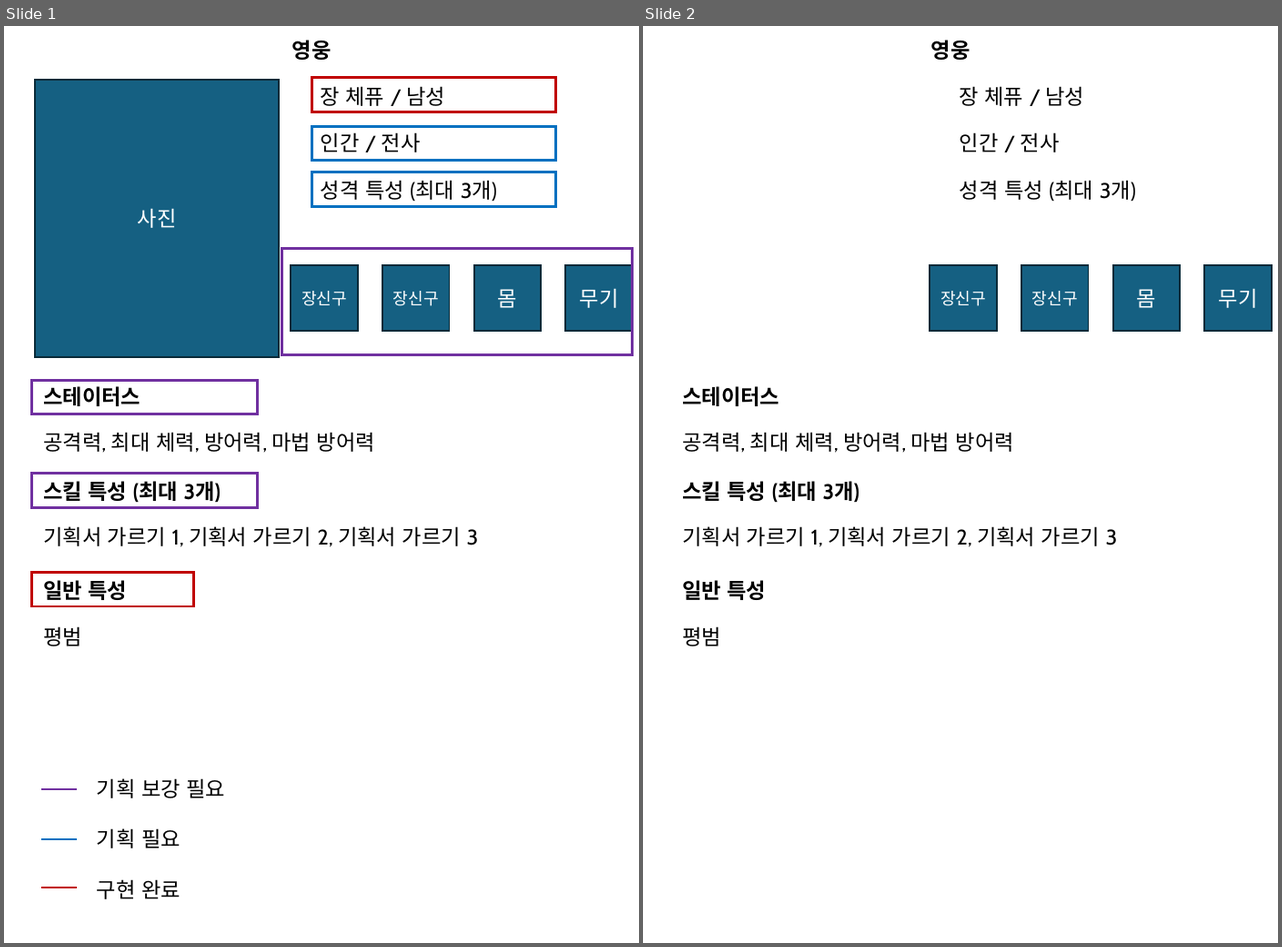
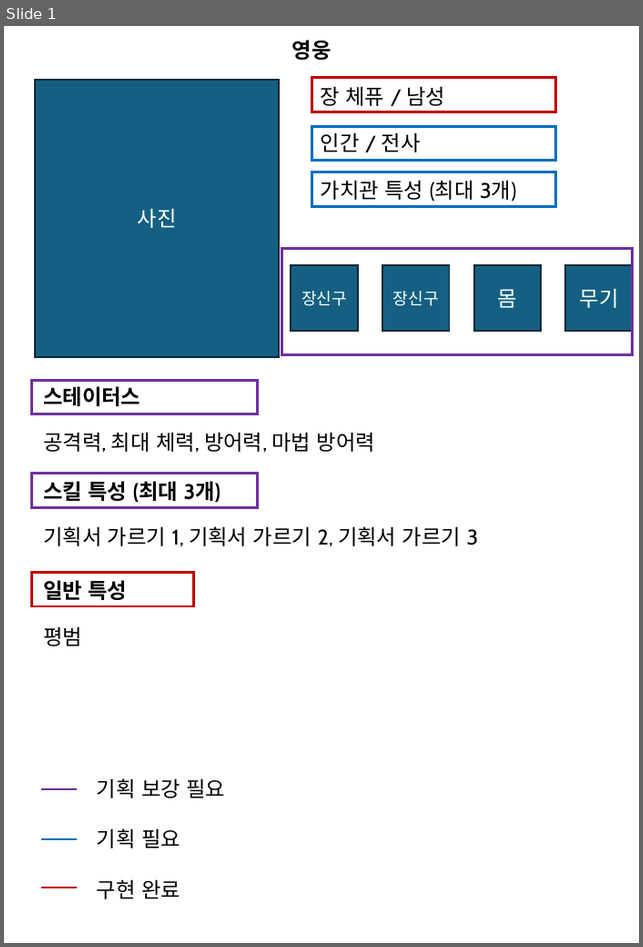
Before and after one commit to kauthor/FluffyDiscatDevelop, a slide deck: Plan/기타문서/기획서/캐릭터.pptx. Shown side by side, each under a label of ours: slides 1 and 2 before the commit, slide 1 after it. The pictures are 1282x947 and 643x947 pixels, drawn with LibreOffice and Linux fonts; fonts in the diff are those of the drawing. Boxes give left, top, right and bottom in pixels: in the first picture for what was removed or moved away, otherwise in the second. Text is boxed around its words. In the diff, an @@ line names an element or a change of style, - is before the commit and + after.

```diff
--- a/Plan/기타문서/기획서/캐릭터.pptx
+++ b/Plan/기타문서/기획서/캐릭터.pptx
@@ slide 2 removed at (x1=643, y1=26, x2=1278, y2=943), background #FFFFFF @@
@@ text removed at (x1=931, y1=40, x2=971, y2=60) @@
-영웅
@@ text removed at (x1=960, y1=86, x2=1084, y2=106) @@
-장 체퓨 / 남성
@@ text removed at (x1=960, y1=132, x2=1060, y2=152) @@
-인간 / 전사
@@ text removed at (x1=960, y1=180, x2=1136, y2=201) @@
-성격 특성 (최대 3개)
@@ rectangle removed at (x1=930, y1=265, x2=997, y2=331) @@
-장신구
@@ rectangle removed at (x1=1022, y1=265, x2=1089, y2=331) @@
-장신구
@@ rectangle removed at (x1=1113, y1=265, x2=1180, y2=331) @@
-몸
@@ rectangle removed at (x1=1204, y1=265, x2=1272, y2=331) @@
-무기
@@ text removed at (x1=682, y1=386, x2=779, y2=406) @@
-스테이터스
@@ text removed at (x1=682, y1=432, x2=1014, y2=453) @@
-공격력, 최대 체력, 방어력, 마법 방어력
@@ text removed at (x1=682, y1=481, x2=860, y2=502) @@
-스킬 특성 (최대 3개)
@@ text removed at (x1=682, y1=526, x2=1118, y2=547) @@
-기획서 가르기 1, 기획서 가르기 2, 기획서 가르기 3
@@ text removed at (x1=682, y1=580, x2=767, y2=600) @@
-일반 특성
@@ text removed at (x1=682, y1=627, x2=721, y2=647) @@
-평범
@@ slide 1 changed as well @@
@@ text at (x1=321, y1=180, x2=516, y2=201): text changed @@
-성격 특성 (최대 3개)
+가치관 특성 (최대 3개)
```
Also in this commit, not shown: 2 other files.
